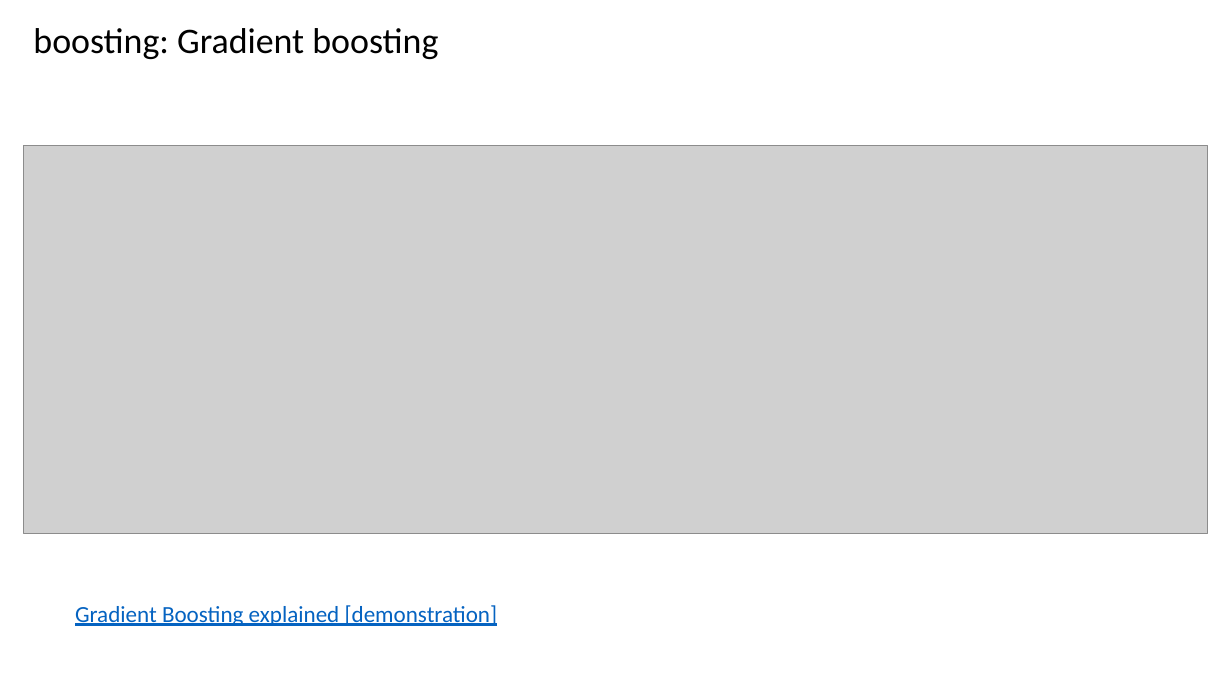
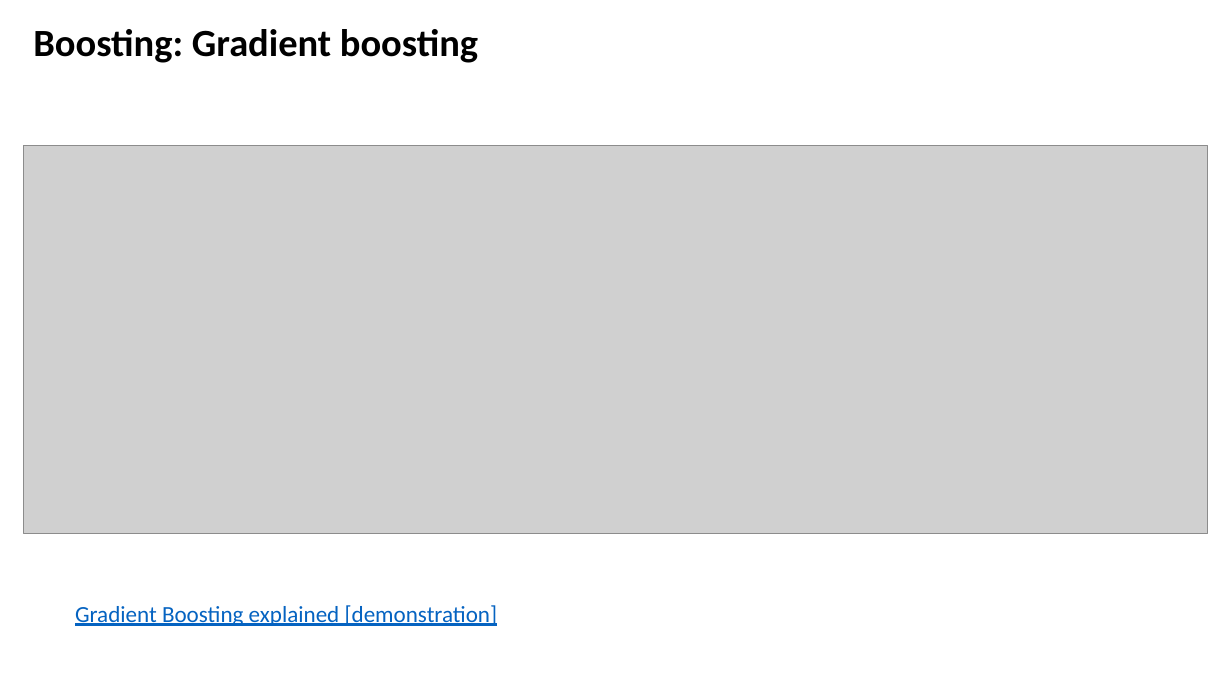
Before and after one commit to CompOmics/ML_AI_Analytical_Chemistry_Course, a slide deck: slide 17 of 03_Evaluation/slides/3_3_ensemble_learning.pptx. Drawn at 1232x693 pixels with LibreOffice and Linux fonts; fonts in the diff are those of the drawing; grey boxes stand for pictures. Boxes give left, top, right and bottom in pixels: in the first picture for what was removed or moved away, otherwise in the second. Text is boxed around its words. In the diff, an @@ line names an element or a change of style, - is before the commit and + after.

```diff
--- a/03_Evaluation/slides/3_3_ensemble_learning.pptx
+++ b/03_Evaluation/slides/3_3_ensemble_learning.pptx
@@ text at (x1=33, y1=29, x2=478, y2=63): text changed; size 28 to 30 pt; bold on @@
-boosting: Gradient boosting
+Boosting: Gradient boosting
```
Also in this commit, not shown: 16 other slides changed, 8 other files.
